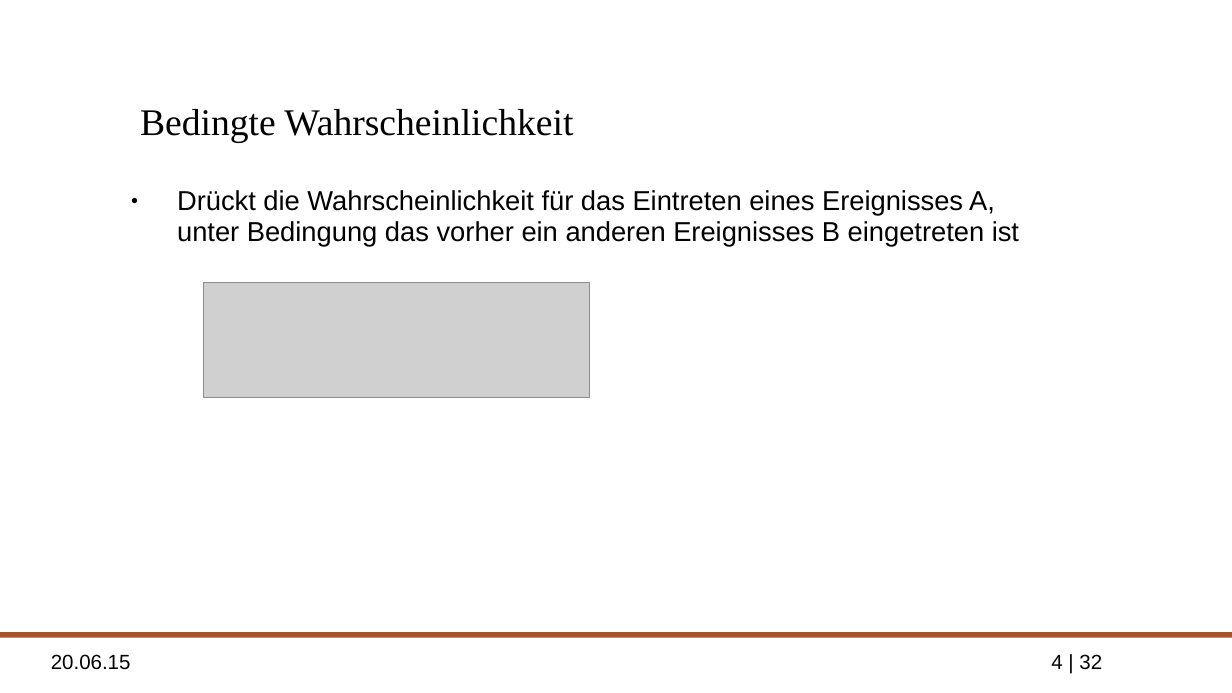
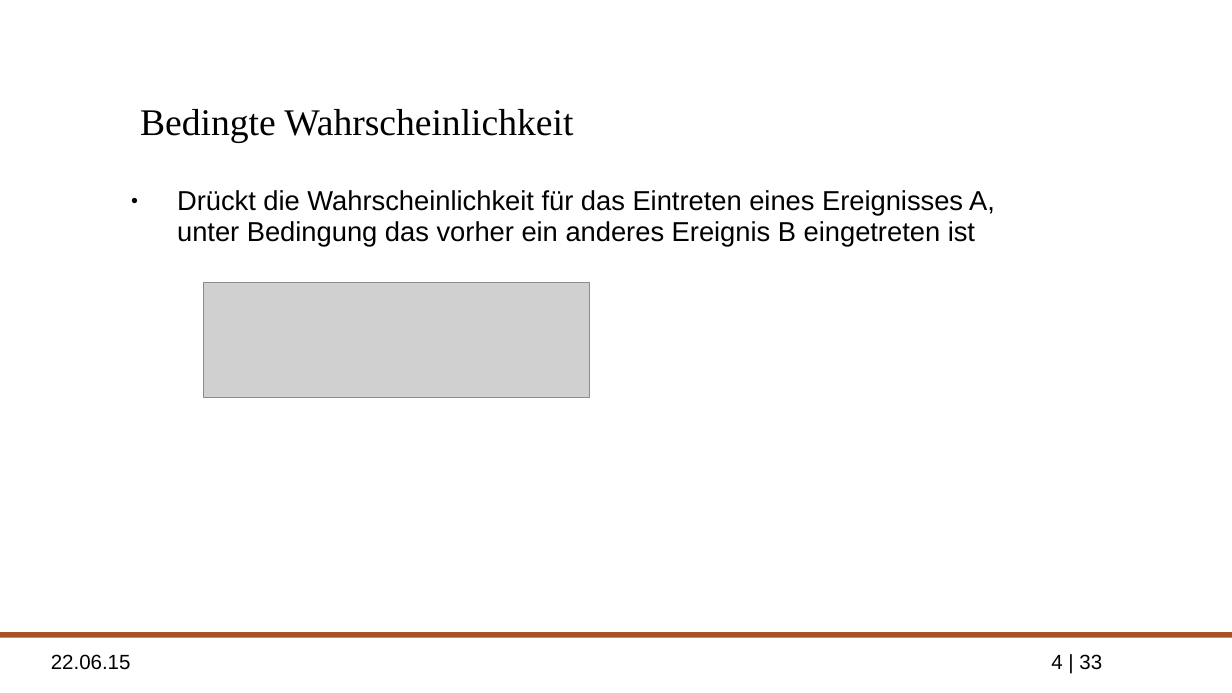
Before and after one commit to ppasler/Formale-Methoden-HMM, a slide deck: slide 4 of presentation/formale_methoden_hmm_pasler_presentation.odp. Drawn at 1232x693 pixels with LibreOffice and Linux fonts; fonts in the diff are those of the drawing; grey boxes stand for pictures; background and template pictures are left out. Boxes give left, top, right and bottom in pixels: in the first picture for what was removed or moved away, otherwise in the second. Text is boxed around its words. In the diff, an @@ line names an element or a change of style, - is before the commit and + after.

```diff
--- a/presentation/formale_methoden_hmm_pasler_presentation.odp
+++ b/presentation/formale_methoden_hmm_pasler_presentation.odp
@@ text at [177,190,995,247]: text changed @@
-● Drückt die Wahrscheinlichkeit für das Eintreten eines Ereignisses A,
-  unter Bedingung das vorher ein anderen Ereignisses B eingetreten ist
+● Drückt die Wahrscheinlichkeit für das Eintreten eines Ereignisses A,
+  unter Bedingung das vorher ein anderes Ereignis B eingetreten ist
@@ text at [51,654,131,670]: text changed @@
-20.06.15
+22.06.15
@@ page number at [1051,654,1102,670]: text changed @@
-4 | 32
+4 | 33
```
Also in this commit, not shown: 30 other slides changed, 1 slide added, 1 other file.
